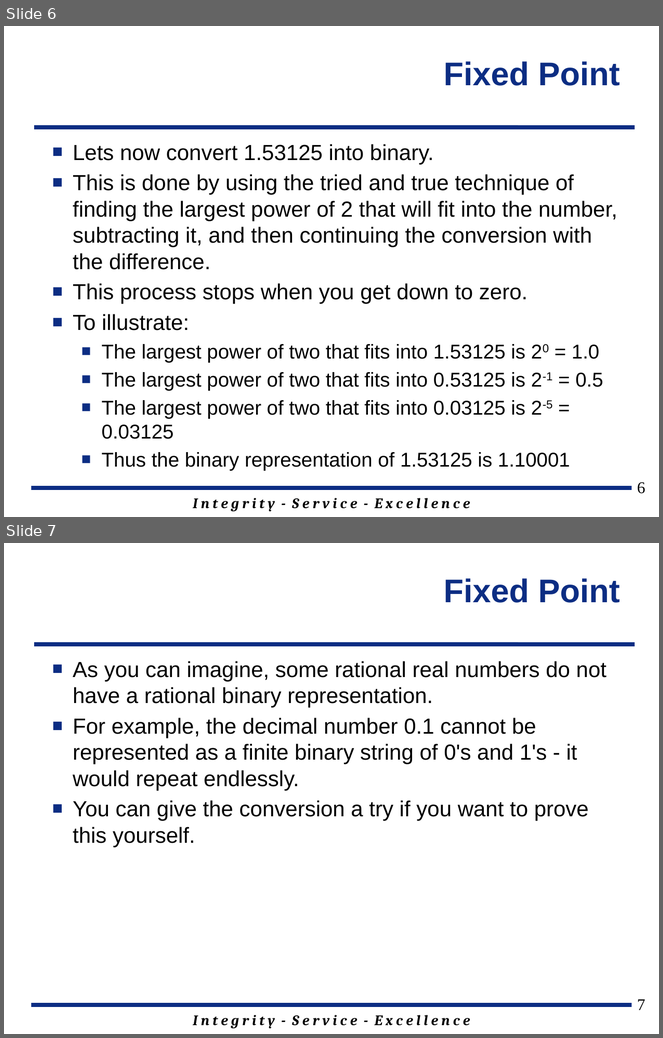
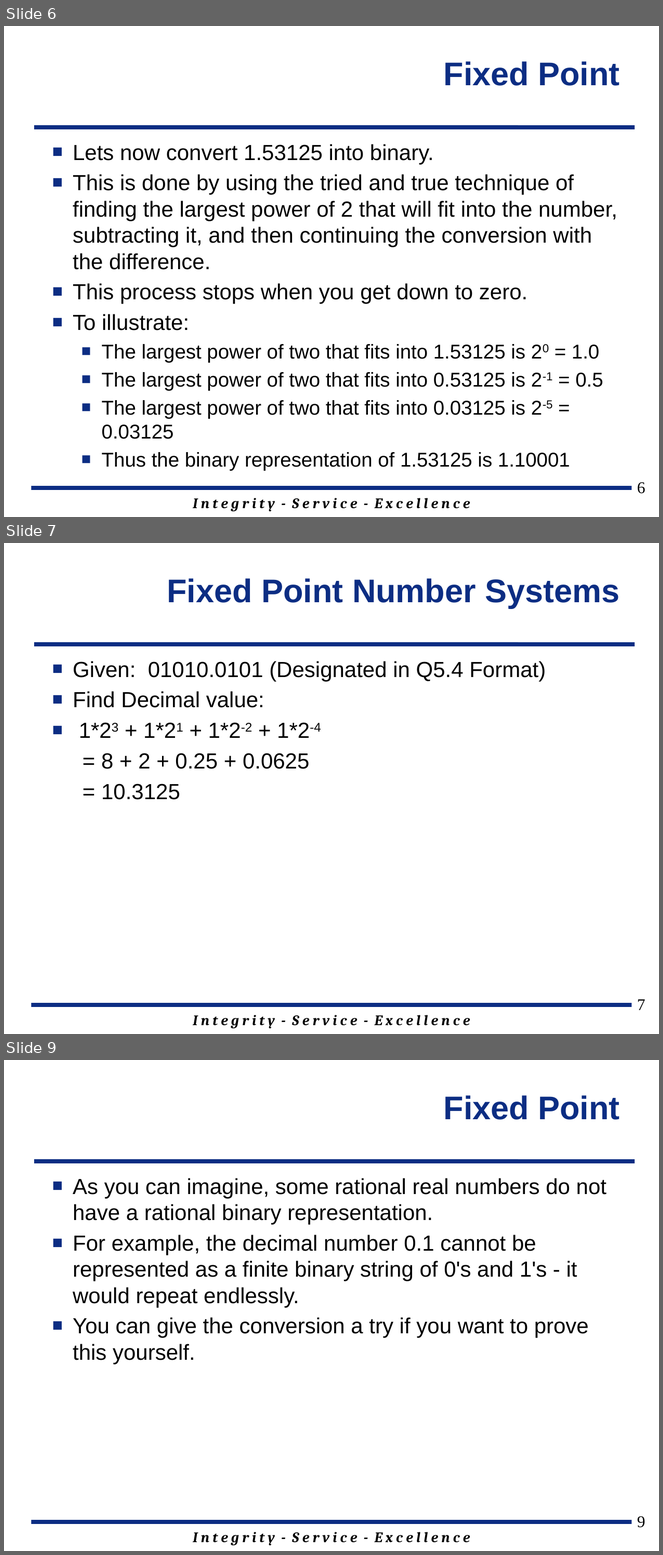
Before and after one commit to jfalkinburg/ECE383_web, a slide deck: lecture/slides/ECE_383_Lec23.pptx. Shown one above the other, each under a label of ours: slides 6 and 7 before the commit, slides 6, 7 and 9 after it; the slides between them are not shown. The pictures are 663x1038 and 663x1555 pixels, drawn with LibreOffice and Linux fonts; fonts in the diff are those of the drawing; background and template pictures are left out. Boxes give left, top, right and bottom in pixels: in the first picture for what was removed or moved away, otherwise in the second. Text is boxed around its words. In the diff, an @@ line names an element or a change of style, - is before the commit and + after.

```diff
--- a/lecture/slides/ECE_383_Lec23.pptx
+++ b/lecture/slides/ECE_383_Lec23.pptx
@@ slide 7 added at (4, 543, 659, 1034), background #FFFFFF; not listed: 3 template elements that a slide beside it also shows @@
@@ title added at (167, 578, 620, 608), 36 pt, text #0C2D83, bold @@
+Fixed Point Number Systems
@@ text added at (73, 661, 546, 800), 24 pt, text #000000 @@
+■ Given: 01010.0101 (Designated in Q5.4 Format)
+■ Find Decimal value:
+■ 1*23 + 1*21 + 1*2-2 + 1*2-4
+= 8 + 2 + 0.25 + 0.0625
+= 10.3125
@@ page number added at (637, 1000, 646, 1010), 18 pt, text #000000 @@
+7
@@ what was slide 7 is now slide 9 @@
@@ page number at (637, 1517, 646, 1528): text changed @@
-7
+9
```
Also in this commit, not shown: 2 slides changed, 1 other slide added, 4 other files.
